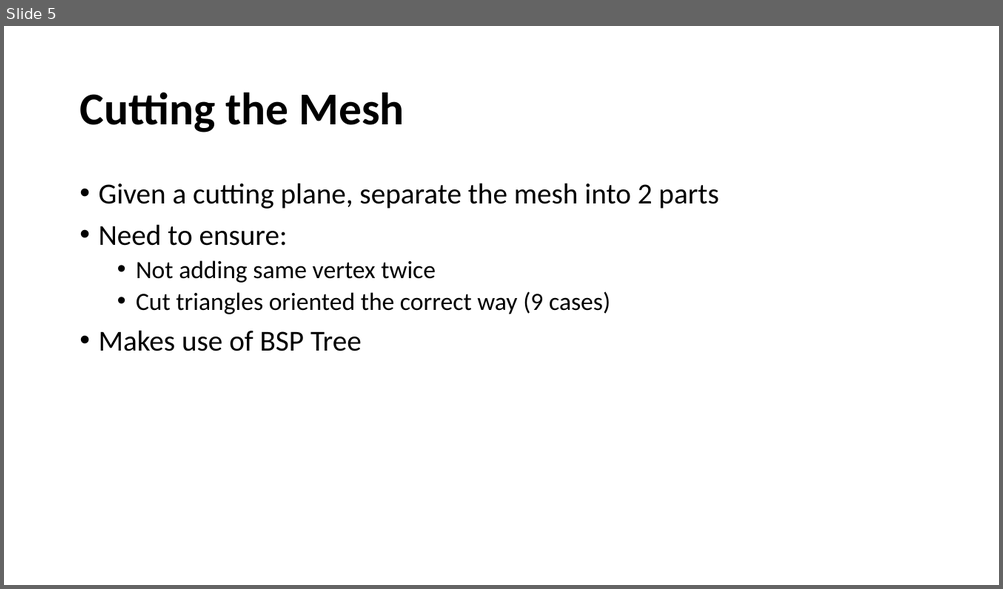
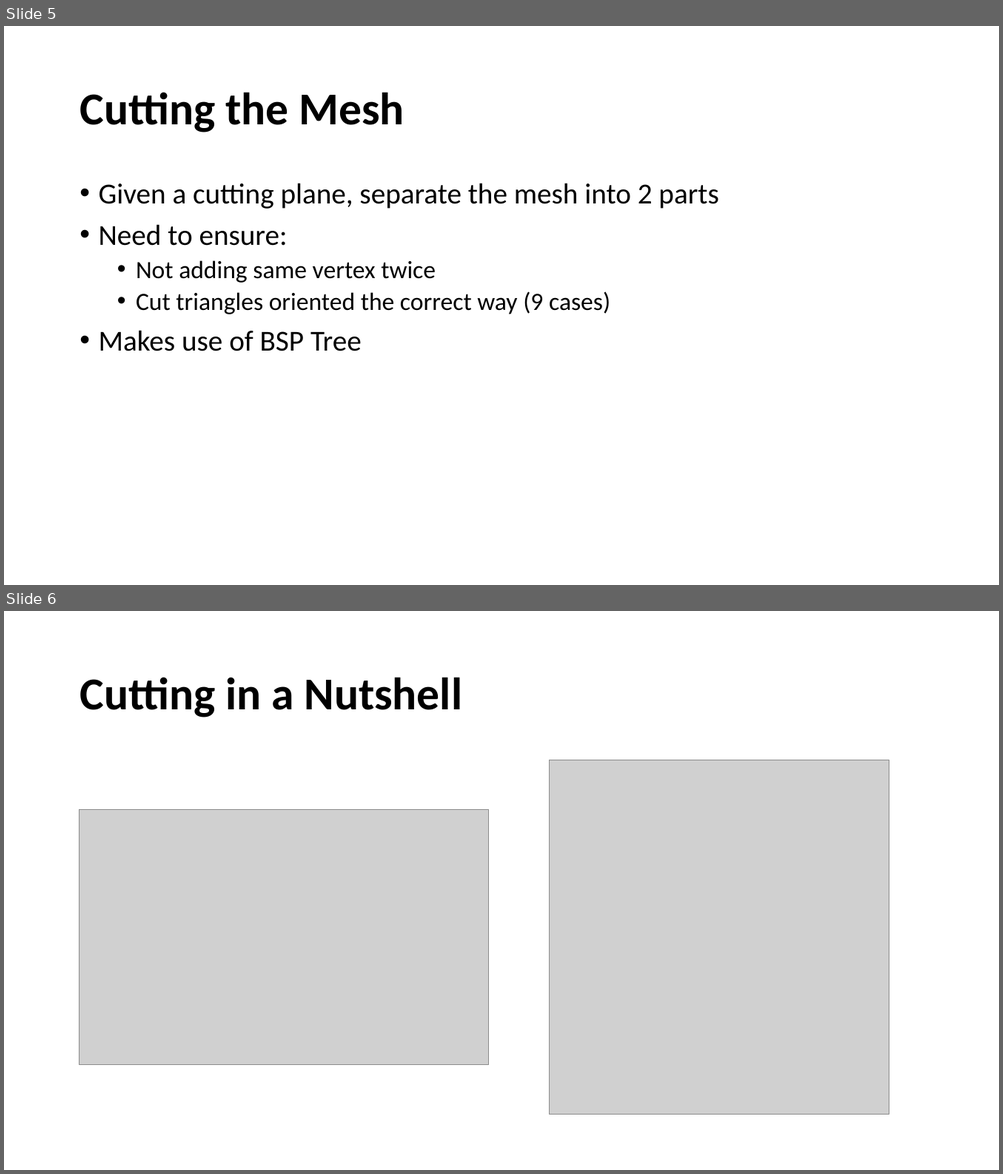
Before and after one commit to JasonKraft/acg_final, a slide deck: presentation/Presentation.pptx. Shown one above the other, each under a label of ours: slide 5 before the commit, slides 5 and 6 after it. The pictures are 1003x589 and 1003x1174 pixels, drawn with LibreOffice and Linux fonts; fonts in the diff are those of the drawing; grey boxes stand for pictures. Boxes give left, top, right and bottom in pixels: in the first picture for what was removed or moved away, otherwise in the second. Text is boxed around its words. In the diff, an @@ line names an element or a change of style, - is before the commit and + after.

```diff
--- a/presentation/Presentation.pptx
+++ b/presentation/Presentation.pptx
@@ slide 6 added at [4,611,999,1170], background #FFFFFF @@
@@ title added at [79,677,463,718], 44 pt, text #000000, bold @@
+Cutting in a Nutshell
@@ picture added at [549,760,889,1116] @@
@@ picture added at [79,809,488,1065] @@
```
Also in this commit, not shown: 2 slides changed, 2 other slides added, 1 slide removed, 1 other file.
